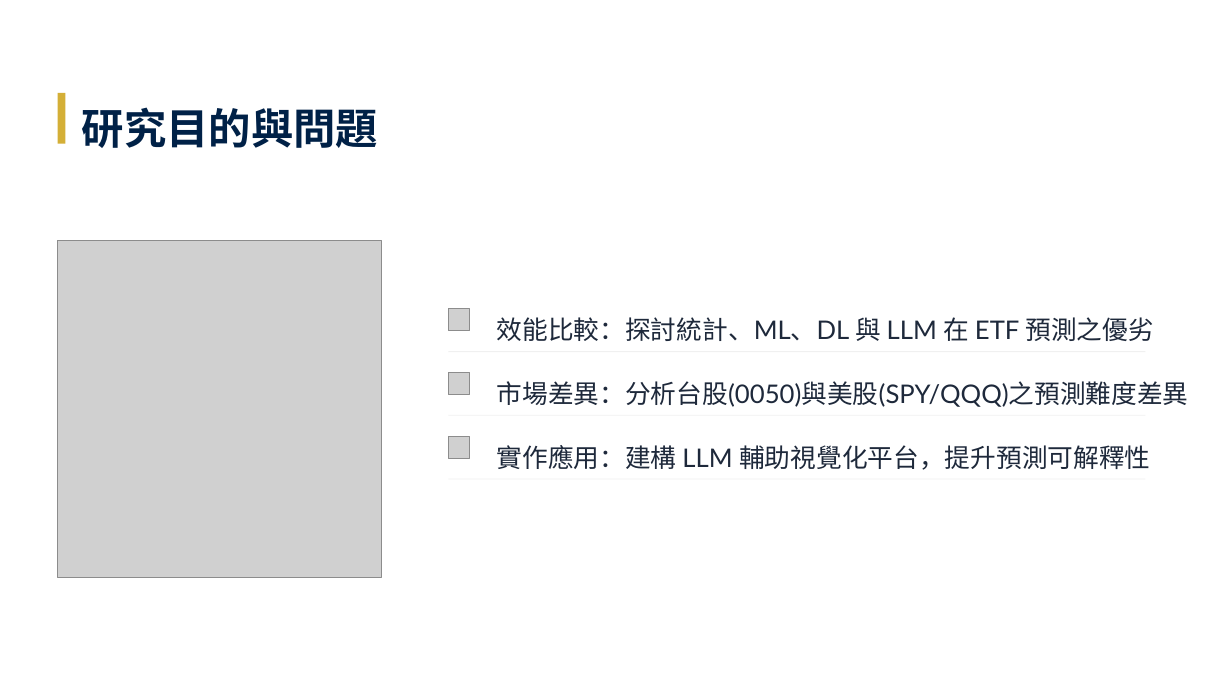
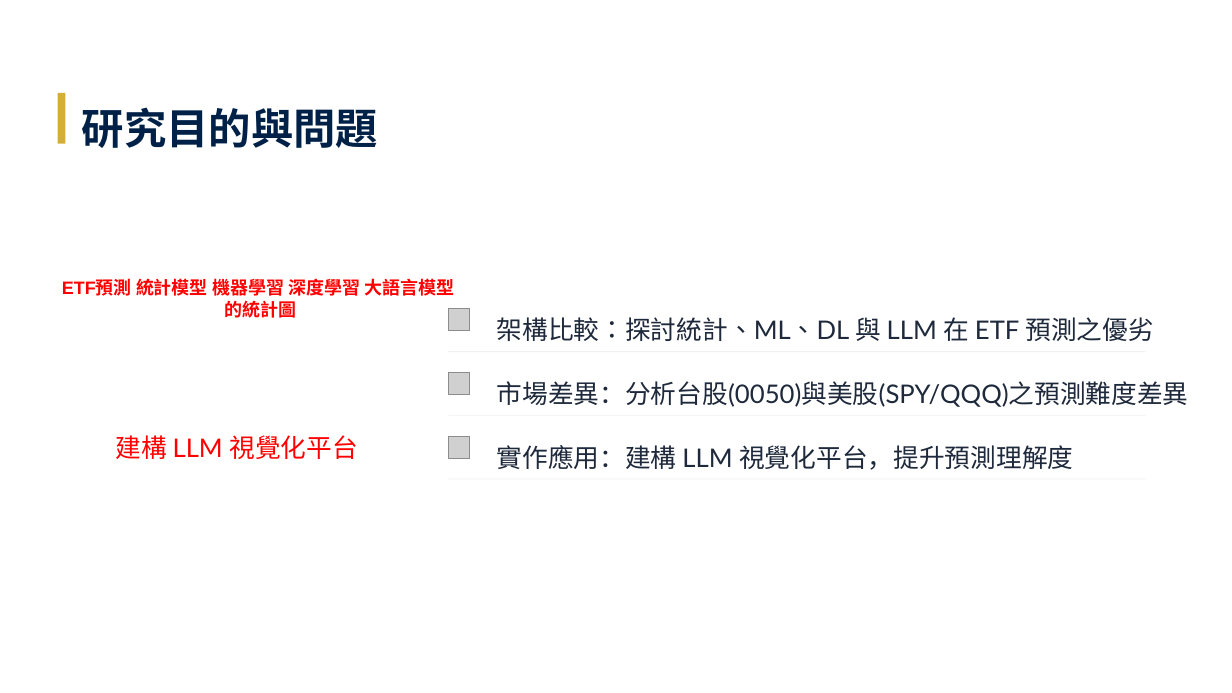
Before and after one commit to Tzu-Lin/ETF-AI-Project, a slide deck: slide 4 of 林子瑜-LLM_ETF.pptx. Drawn at 1232x693 pixels with LibreOffice and Linux fonts; fonts in the diff are those of the drawing; grey boxes stand for pictures. Boxes give left, top, right and bottom in pixels: in the first picture for what was removed or moved away, otherwise in the second. Text is boxed around its words. In the diff, an @@ line names an element or a change of style, - is before the commit and + after.

Commit message:
6/4

```diff
--- a/林子瑜-LLM_ETF.pptx
+++ b/林子瑜-LLM_ETF.pptx
@@ picture removed at (57,240,381,578) @@
@@ text added at (62,276,454,318), 14 pt, text #FF0000, bold @@
+ETF預測 統計模型 機器學習 深度學習 大語言模型
+的統計圖
@@ text at (497,317,1154,341): text changed @@
-效能比較：探討統計、ML、DL 與 LLM 在 ETF 預測之優劣
+架構比較：探討統計、ML、DL 與 LLM 在 ETF 預測之優劣
@@ text added at (115,435,357,459), 20 pt, text #FF0000 @@
+建構 LLM 視覺化平台
@@ text at (497,445,1073,470): text changed @@
-實作應用：建構 LLM 輔助視覺化平台，提升預測可解釋性
+實作應用：建構 LLM 視覺化平台，提升預測理解度
```
Also in this commit, not shown: 9 other slides changed, 3 slides added.
